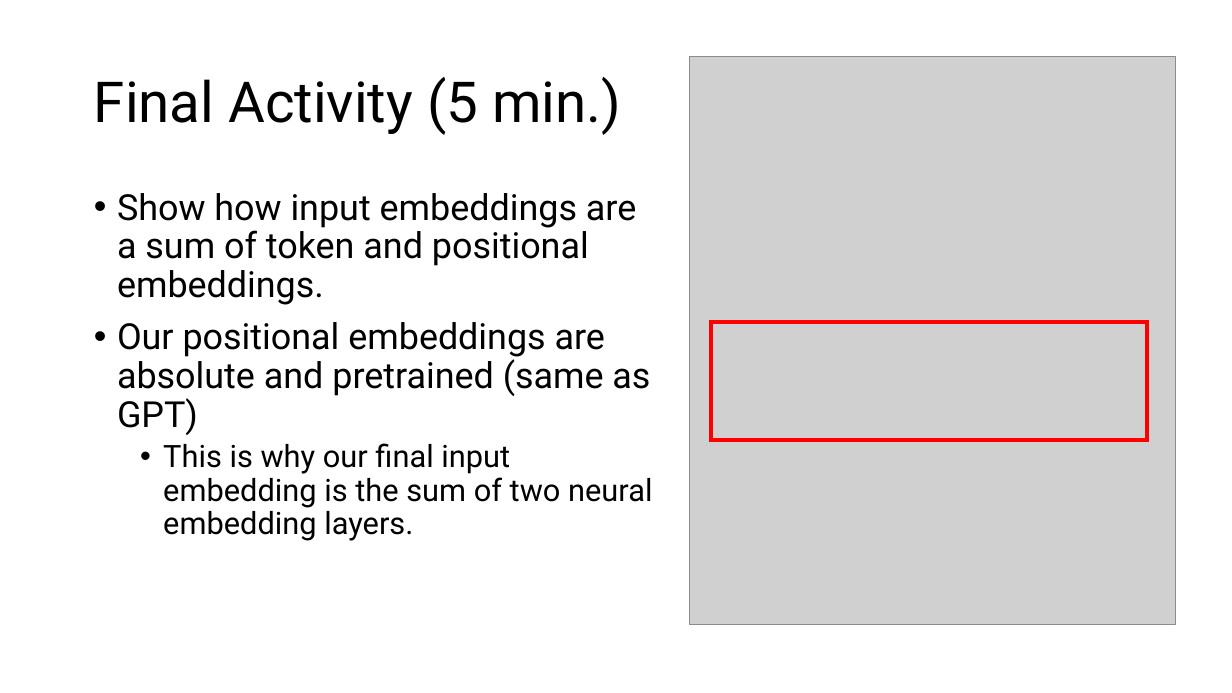
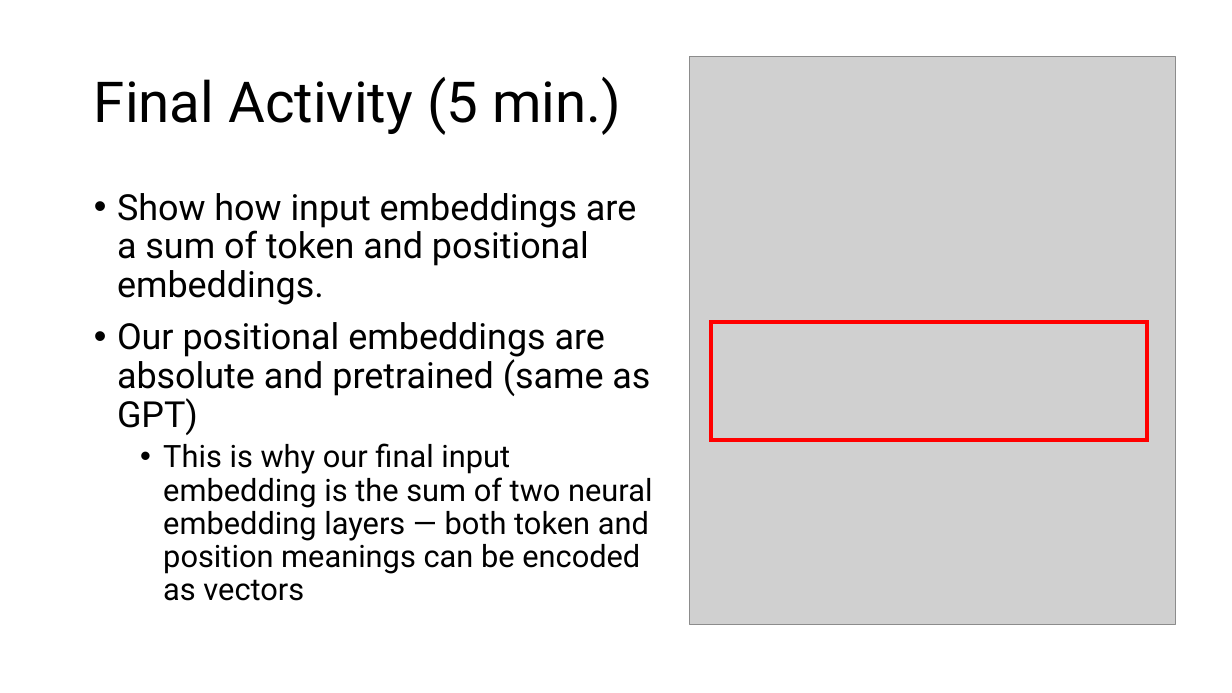
Before and after one commit to Daniel-Gong/LLM-Workshop-Materials, a slide deck: slide 33 of workshop-2-tokenization.pptx. Drawn at 1232x693 pixels with LibreOffice and Linux fonts; fonts in the diff are those of the drawing; grey boxes stand for pictures. Boxes give left, top, right and bottom in pixels: in the first picture for what was removed or moved away, otherwise in the second. Text is boxed around its words. In the diff, an @@ line names an element or a change of style, - is before the commit and + after.

Commit message:
Workshop 2: Clarify positional embeddings

```diff
--- a/workshop-2-tokenization.pptx
+++ b/workshop-2-tokenization.pptx
@@ text at [163,443,652,601]: text changed @@
-  • This is why our final input embedding is the sum of two neural embedding layers.
+  • This is why our final input embedding is the sum of two neural embedding layers — both token and position meanings can be encoded as vectors
```
